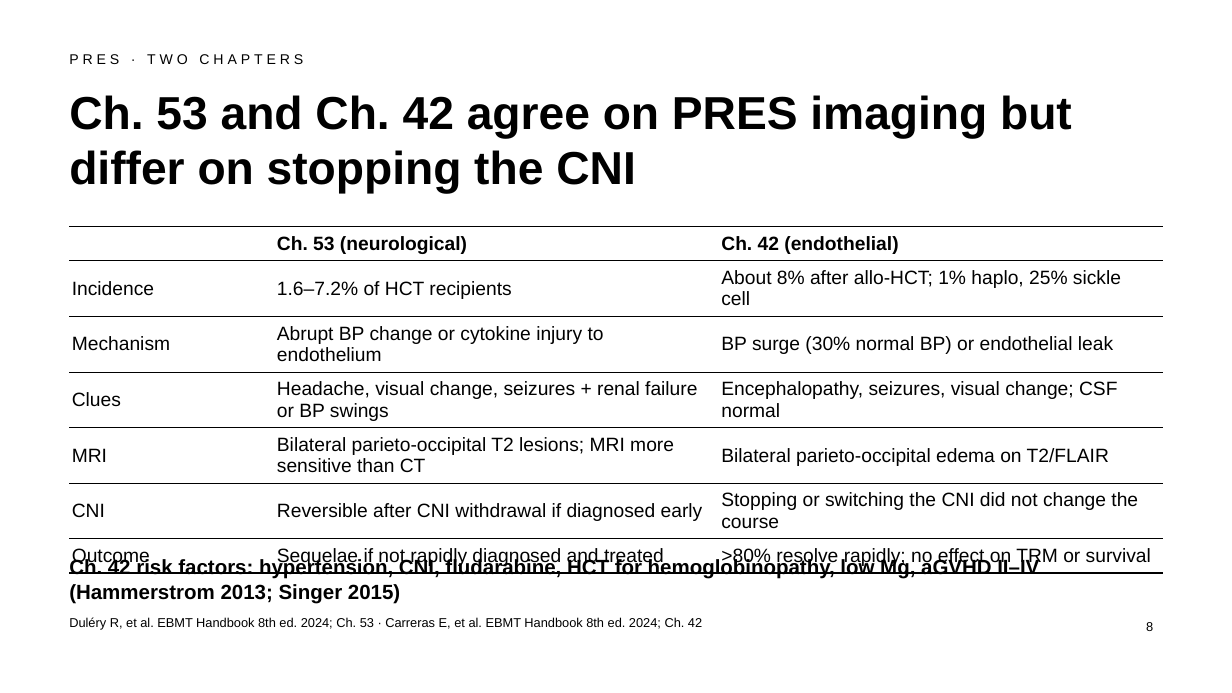
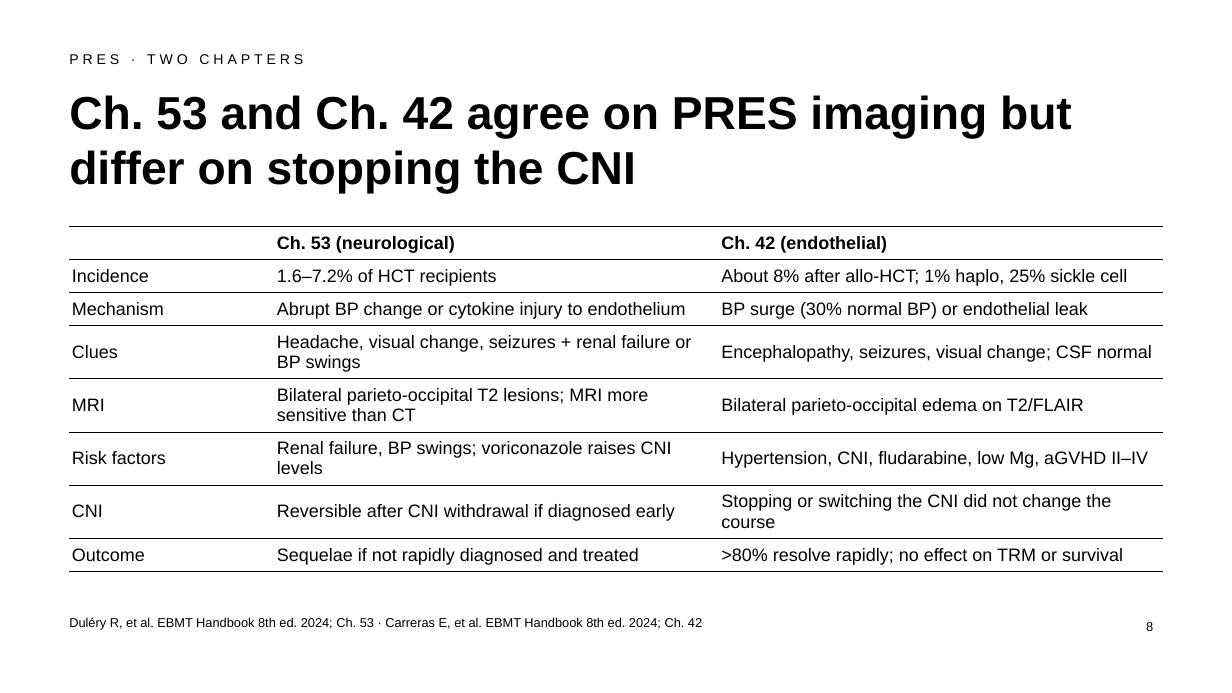
Before and after one commit to htlin222/ebmt-handbook-skill, a slide deck: slide 8 of slides/decks/s16-neurological.pptx. Drawn at 1232x693 pixels with LibreOffice and Linux fonts; fonts in the diff are those of the drawing. Boxes give left, top, right and bottom in pixels: in the first picture for what was removed or moved away, otherwise in the second. Text is boxed around its words. In the diff, an @@ line names an element or a change of style, - is before the commit and + after.

```diff
--- a/slides/decks/s16-neurological.pptx
+++ b/slides/decks/s16-neurological.pptx
@@ table at [69, 226, 1164, 569] @@
+row 6: Risk factors | Renal failure, BP swings; voriconazole raises CNI levels | Hypertension, CNI, fludarabine, low Mg, aGVHD II–IV
@@ text removed at [69, 558, 1039, 604] @@
-Ch. 42 risk factors: hypertension, CNI, fludarabine, HCT for hemoglobinopathy, low Mg, aGVHD II–IV (Hammerstrom 2013; Singer 2015)
```
Also in this commit, not shown: 8 other slides changed, 1 slide removed, 1 other file.
